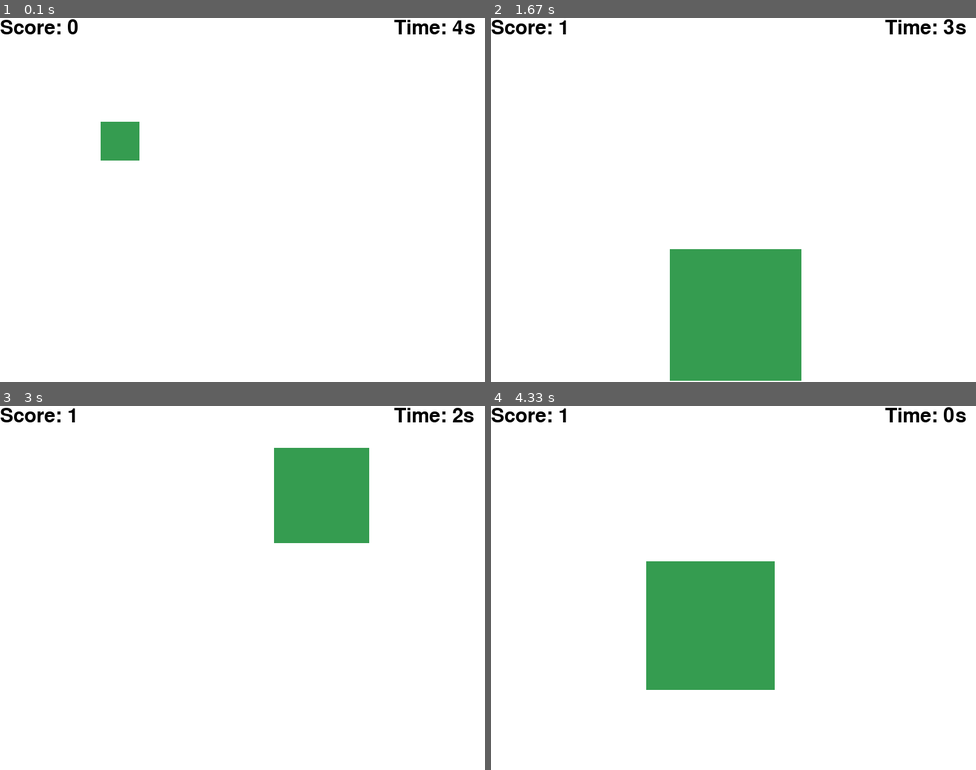
Above: before the commit, frames 1-4 (two rows, left to right).
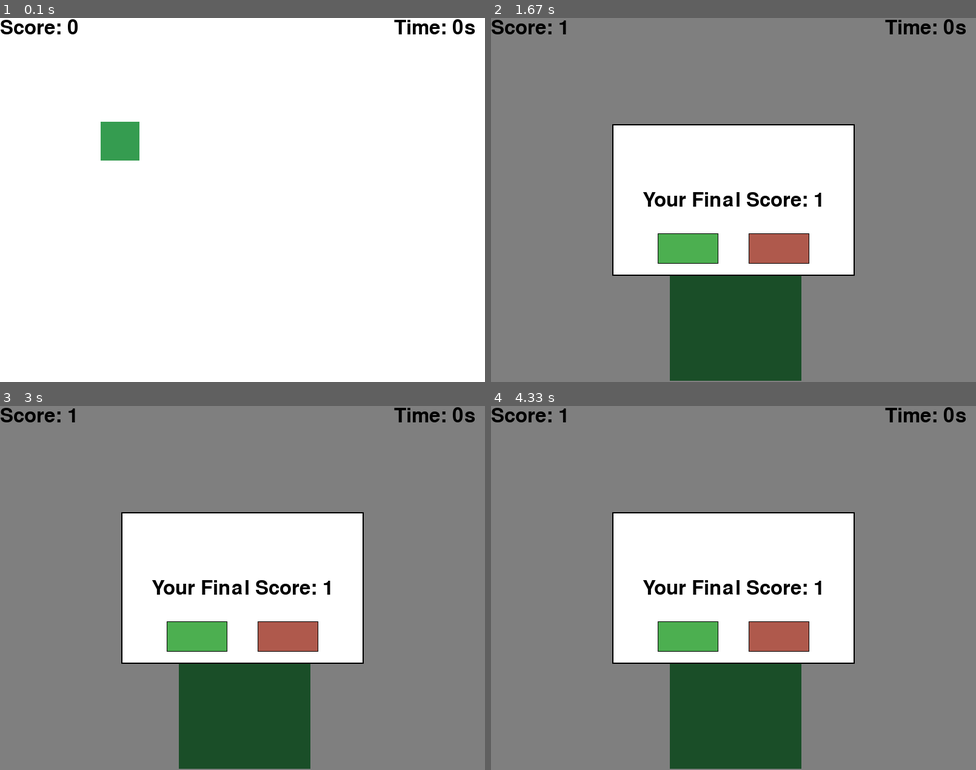
Above: after the commit, the same moments.

Repository: gnikkoch96/pygame-projects
Game: pygame game, started from test_game/main.py
Same seed, same stepped clock (60 frames per second), same inputs: the game is played once before the commit and once after it.
Inputs (mouse positions are in pixels of both pictures, inside the frame that each line leads up to):
- Up to frame 1 (0.1 s): no input
- Up to frame 2 (1.67 s): click (612, 141) at 0.38 s; click (583, 145) at 1.22 s
- Up to frame 3 (3 s): no input
- Up to frame 4 (4.33 s): no input

The runs differ from the first frame. In frame 1, less than 0.1% of the frame differs, in the area x 93-96%, y 0-5%; in frame 2, 83%; in frame 3, 83%; in frame 4, 86%, in the area x 0-100%, y 0-100%.

Commit message:
feat: add retry and exit buttons in dialog

Diff:
--- a/test_game/main.py
+++ b/test_game/main.py
@@ -7,7 +7,7 @@
 # screen settings
 SCREEN_WIDTH: int = 800
 SCREEN_HEIGHT: int = 600
-TIME_LIMIT = 5000 # milliseconds (30 seconds)
+TIME_LIMIT = 1000 # milliseconds (30 seconds)
 BACKGROUND_COLOR: str = "#ffffff"
 screen: pygame.Surface = pygame.display.set_mode((SCREEN_WIDTH, SCREEN_HEIGHT))
 pygame.display.set_caption("Click the Square!")
@@ -56,7 +56,8 @@
 
     if game_finished:
         # display dialog
-        print("Time's up! Final Score:", score)
+        show_game_over_dialog()
+        # running = False
         return
 
     current_time = pygame.time.get_ticks()
@@ -78,7 +79,54 @@
     if remaining_time <= 0:
         game_finished = True
 
+def show_game_over_dialog():
+    overlay = pygame.Surface((SCREEN_WIDTH, SCREEN_HEIGHT))
+    overlay.set_alpha(128)
+    overlay.fill((0, 0, 0))
+    screen.blit(overlay, (0, 0))
 
+    # dialog box
+    dialog_width, dialog_height = 400, 250
+    dialog_x = (SCREEN_WIDTH - dialog_width) // 2
+    dialog_y = (SCREEN_HEIGHT - dialog_height) // 2
+
+    # main dialog box
+    pygame.draw.rect(screen, pygame.Color("#ffffff"), (dialog_x, dialog_y, dialog_width, dialog_height))
+
+    # border color
+    pygame.draw.rect(screen, pygame.Color('#000000'), (dialog_x, dialog_y, dialog_width, dialog_height), 2)
+
+    message = f"Your Final Score: {score}"
+    text = font.render(message, True, pygame.Color("#000000"))
+    text_rect = text.get_rect(center=(SCREEN_WIDTH // 2, SCREEN_HEIGHT // 2))
+    screen.blit(text, text_rect)
+
+    # buttons
+    button_width, button_height = 100, 50
+
+
+    # retry button
+    retry_button_x = dialog_x + (dialog_width - button_width) // 2 - 75
+    retry_button_y = dialog_y + dialog_height - button_height - 20
+    pygame.draw.rect(screen, pygame.Color("#4CAF50"), (retry_button_x, retry_button_y, button_width, button_height))
+    pygame.draw.rect(screen, pygame.Color("#000000"), (retry_button_x, retry_button_y, button_width, button_height), 1)
+
+    # exit button
+    exit_button_x = dialog_x + (dialog_width - button_width) // 2 + 75
+    exit_button_y = dialog_y + dialog_height - button_height - 20
+    pygame.draw.rect(screen, pygame.Color("#AF594C"), (exit_button_x, exit_button_y, button_width, button_height))
+    pygame.draw.rect(screen, pygame.Color("#000000"), (exit_button_x, exit_button_y, button_width, button_height), 1)
+
+    pygame.display.flip()
+
+    waiting = True
+    while waiting:
+        for event in pygame.event.get():
+            if event.type == pygame.QUIT:
+                pygame.quit()
+                exit()
+            elif event.type in (pygame.KEYDOWN, pygame.MOUSEBUTTONDOWN):
+                waiting = False
 
 def render():
     global screen, current_square, score, remaining_time
